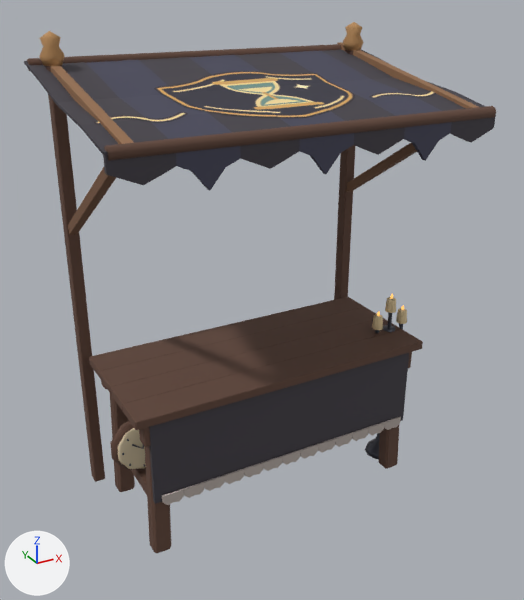
Renders of the glTF model assets/models/market/stall_reaper.glb from each side of a commit.
One viewpoint serves both versions: a 50 mm camera at (-1.71, -3.12, 2.71) aimed at (-0.02, -0.05, 1.17). The axes (+X, +Y, +Z) are drawn at lower left. The lights are the same throughout. The older version comes first. Vertices at exactly the same position are counted once.

Objects in the first picture: 'stall_reaper'.
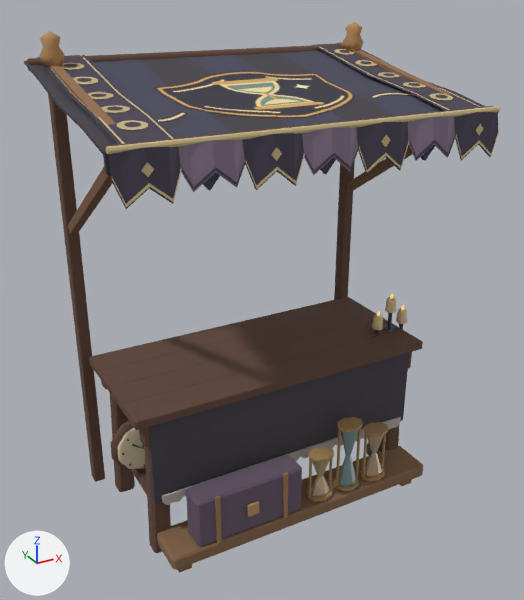
Where the change shows, as pixel boxes (x1, y1, x2, y2) in the pictures (524 x 600 px):
'stall_reaper', reshaped
    before: (24, 22, 496, 553)
    after: (24, 22, 500, 573)
part 1 of me_stall_reaper, added
    after: (106, 106, 500, 154)
part 2 of me_stall_reaper, added
    after: (178, 564, 192, 573)
part 3 of me_stall_reaper, added
    after: (214, 496, 222, 544)
part 4 of me_stall_reaper, added
    after: (247, 501, 259, 517)
part 5 of me_stall_reaper, added
    after: (282, 472, 288, 519)
part 6 of me_stall_reaper, added
    after: (307, 488, 332, 502)
part 7 of me_stall_reaper, added
    after: (308, 447, 334, 463)
part 8 of me_stall_reaper, added
    after: (308, 460, 312, 497)
part 9 of me_stall_reaper, added
    after: (328, 459, 332, 489)
part 10 of me_stall_reaper, added
    after: (335, 479, 359, 492)
part 11 of me_stall_reaper, added
    after: (337, 417, 363, 432)
part 12 of me_stall_reaper, added
    after: (336, 430, 341, 486)
part 13 of me_stall_reaper, added
    after: (355, 428, 361, 479)
part 14 of me_stall_reaper, added
    after: (37, 43, 499, 209)
part 15 of me_stall_reaper, added
    after: (157, 422, 423, 570)

What changed in the scene script:
```text
Add mat_worked_brass_and_iron:
    mat_worked_brass_and_iron = bpy.data.materials.new('Worked brass and iron')
    mat_worked_brass_and_iron.use_nodes = True; mat_worked_brass_and_iron.node_tree.nodes.clear()
    _N = mat_worked_brass_and_iron.node_tree.nodes; _L = mat_worked_brass_and_iron.node_tree.links
    n0 = _N.new('ShaderNodeBsdfPrincipled'); n0.name = 'Principled BSDF'
    n0.inputs[1].default_value = 0.36  # 'Metallic'
    n0.inputs[2].default_value = 0.54  # 'Roughness'
    n1 = _N.new('ShaderNodeOutputMaterial'); n1.name = 'Material Output'
    n2 = _N.new('ShaderNodeVertexColor'); n2.name = 'Color Attribute'
    _L.new(n0.outputs[0], n1.inputs[0])  # 'BSDF' to 'Surface'
    _L.new(n2.outputs[0], n0.inputs[0])  # 'Color' to 'Base Color'
Add mat_glazed_tile_and_glass:
    mat_glazed_tile_and_glass = bpy.data.materials.new('Glazed tile and glass')
    mat_glazed_tile_and_glass.use_nodes = True; mat_glazed_tile_and_glass.node_tree.nodes.clear()
    _N = mat_glazed_tile_and_glass.node_tree.nodes; _L = mat_glazed_tile_and_glass.node_tree.links
    n0 = _N.new('ShaderNodeBsdfPrincipled'); n0.name = 'Principled BSDF'
    n0.inputs[1].default_value = 0.12  # 'Metallic'
    n0.inputs[2].default_value = 0.39  # 'Roughness'
    n1 = _N.new('ShaderNodeOutputMaterial'); n1.name = 'Material Output'
    n2 = _N.new('ShaderNodeVertexColor'); n2.name = 'Color Attribute'
    _L.new(n0.outputs[0], n1.inputs[0])  # 'BSDF' to 'Surface'
    _L.new(n2.outputs[0], n0.inputs[0])  # 'Color' to 'Base Color'
Add mat_carved_wood__cloth_and_stone:
    mat_carved_wood__cloth_and_stone = bpy.data.materials.new('Carved wood, cloth and stone')
    mat_carved_wood__cloth_and_stone.use_nodes = True; mat_carved_wood__cloth_and_stone.node_tree.nodes.clear()
    _N = mat_carved_wood__cloth_and_stone.node_tree.nodes; _L = mat_carved_wood__cloth_and_stone.node_tree.links
    n0 = _N.new('ShaderNodeBsdfPrincipled'); n0.name = 'Principled BSDF'
    n0.inputs[2].default_value = 0.92  # 'Roughness'
    n1 = _N.new('ShaderNodeOutputMaterial'); n1.name = 'Material Output'
    n2 = _N.new('ShaderNodeVertexColor'); n2.name = 'Color Attribute'
    _L.new(n0.outputs[0], n1.inputs[0])  # 'BSDF' to 'Surface'
    _L.new(n2.outputs[0], n0.inputs[0])  # 'Color' to 'Base Color'
Change me_stall_reaper:
    remove me_stall_reaper.from_pydata(...)  # 1613 vertices, 2848 faces; spans x -0.95..0.95, y -0.6..0.6, z 0.0..2.5
    add me_stall_reaper.from_pydata(...)  # 2440 vertices, 3906 faces; spans x -0.95..0.95, y -0.64..0.6, z 0.0..2.5
    me_stall_reaper part 1: a new loose piece, an 8-sided cylinder along x spanning x -0.946..0.946, y -0.616..-0.588, z 2.144..2.172, in mat_carved_wood__cloth_and_stone
    me_stall_reaper part 2: a new loose piece, a box spanning x -0.727..-0.657, y -0.487..-0.315, z 0.003..0.133, in mat_carved_wood__cloth_and_stone
    me_stall_reaper part 3: a new loose piece, a box spanning x -0.534..-0.51, y -0.53..-0.515, z 0.134..0.415, in mat_worked_brass_and_iron
    me_stall_reaper part 4: a new loose piece, a box spanning x -0.361..-0.299, y -0.539..-0.526, z 0.242..0.308, in mat_worked_brass_and_iron
    me_stall_reaper part 5: a new loose piece, a box spanning x -0.15..-0.126, y -0.53..-0.515, z 0.134..0.415, in mat_worked_brass_and_iron
    me_stall_reaper part 6: a new loose piece, an 8-sided cut cone along z (radius 0.073 by 0.054 at the low end, 0.077 by 0.057 at the high end) spanning x 0.037..0.191, y -0.523..-0.409, z 0.144..0.163, in mat_worked_brass_and_iron
    me_stall_reaper part 7: a new loose piece, an 8-sided cut cone along z (radius 0.073 by 0.054 at the low end, 0.077 by 0.057 at the high end) spanning x 0.037..0.191, y -0.523..-0.409, z 0.397..0.416, in mat_worked_brass_and_iron
    me_stall_reaper part 8: a new loose piece, a 5-sided cylinder along z spanning x 0.041..0.057, y -0.472..-0.458, z 0.165..0.394, in mat_worked_brass_and_iron
    me_stall_reaper part 9: a new loose piece, a 5-sided cylinder along z spanning x 0.171..0.187, y -0.472..-0.458, z 0.165..0.394, in mat_worked_brass_and_iron
    me_stall_reaper part 10: a new loose piece, an 8-sided cut cone along z (radius 0.073 by 0.054 at the low end, 0.077 by 0.057 at the high end) spanning x 0.215..0.369, y -0.523..-0.409, z 0.144..0.163, in mat_worked_brass_and_iron
    me_stall_reaper part 11: a new loose piece, an 8-sided cut cone along z (radius 0.073 by 0.054 at the low end, 0.077 by 0.057 at the high end) spanning x 0.215..0.369, y -0.523..-0.409, z 0.53..0.549, in mat_worked_brass_and_iron
    me_stall_reaper part 12: a new loose piece, a 5-sided cylinder along z spanning x 0.219..0.235, y -0.472..-0.458, z 0.165..0.527, in mat_worked_brass_and_iron
    me_stall_reaper part 13: a new loose piece, a 5-sided cylinder along z spanning x 0.349..0.365, y -0.472..-0.458, z 0.165..0.527, in mat_worked_brass_and_iron
    me_stall_reaper part 14: 416 vertices added at x -0.94..0.94, y -0.64..0.59, z 1.94..2.38
    me_stall_reaper part 15: 251 vertices added at x -0.77..0.8, y -0.53..-0.29, z 0.06..0.53
    other edits to the shape of me_stall_reaper do not show in these pictures
    add me_stall_reaper.materials.append(mat_carved_wood__cloth_and_stone)
    add me_stall_reaper.materials.append(mat_worked_brass_and_iron)
    add me_stall_reaper.materials.append(mat_glazed_tile_and_glass)
```
